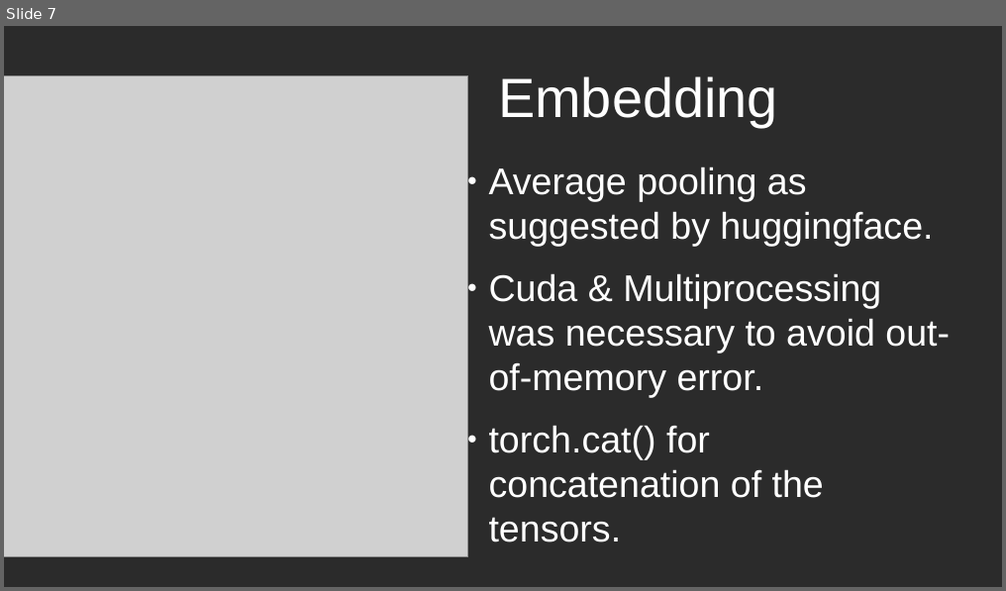
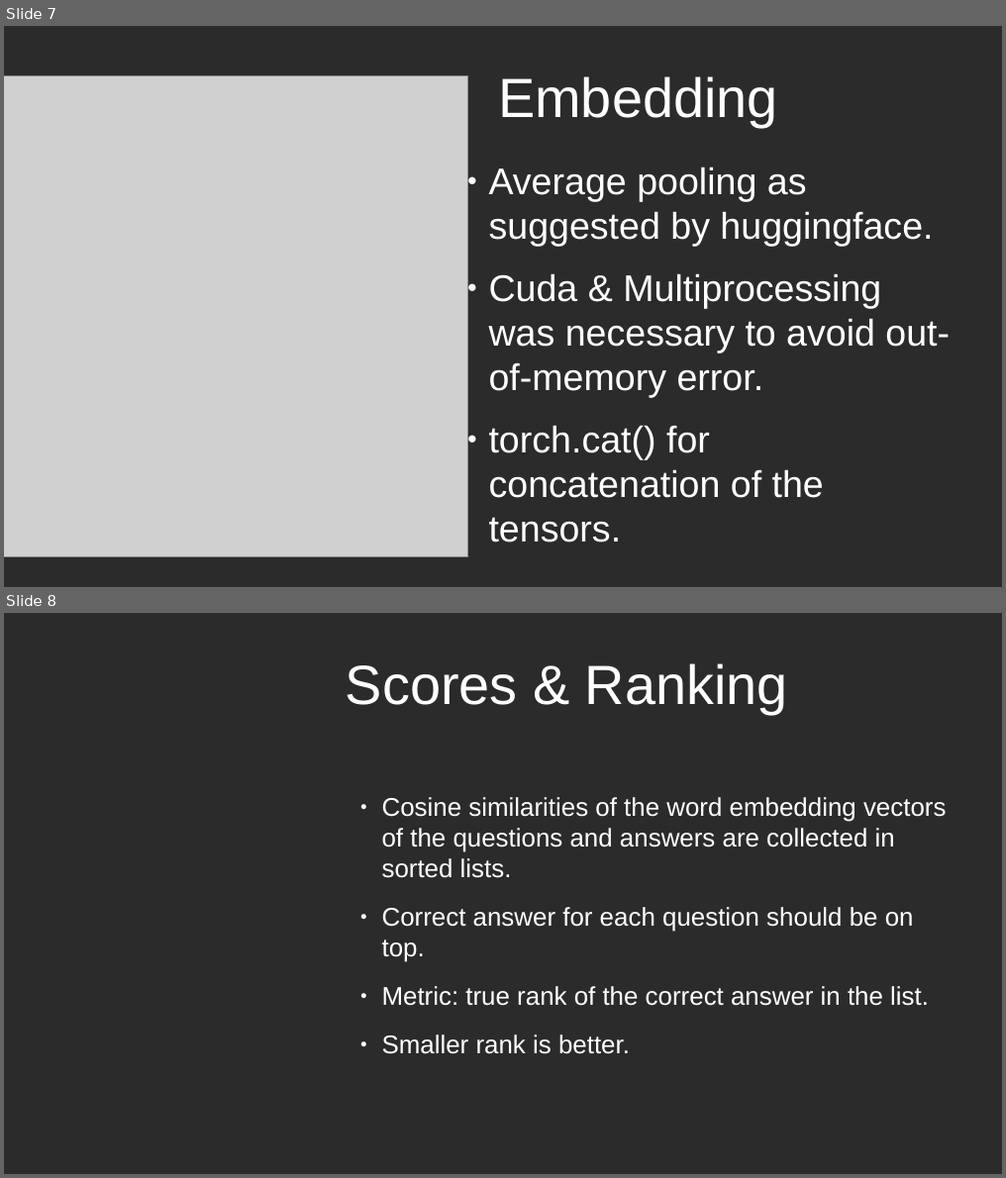
Before and after one commit to platibyte/taproject, a slide deck: GPT E5 word embedding.odp. Shown one above the other, each under a label of ours: slide 7 before the commit, slides 7 and 8 after it. The pictures are 1006x591 and 1006x1178 pixels, drawn with LibreOffice and Linux fonts; fonts in the diff are those of the drawing; grey boxes stand for pictures; background and template pictures are left out; a plain dark background stands for a picture behind light text. Boxes give left, top, right and bottom in pixels: in the first picture for what was removed or moved away, otherwise in the second. Text is boxed around its words. In the diff, an @@ line names an element or a change of style, - is before the commit and + after.

```diff
--- a/GPT E5 word embedding.odp
+++ b/GPT E5 word embedding.odp
@@ slide 8 added at (4, 613, 1002, 1174), background picture (left out) @@
@@ title added at (346, 663, 788, 714), 44 pt, text #FFFFFF @@
+Scores & Ranking
@@ text added at (382, 797, 945, 1006), 20.4 pt, text #FFFFFF @@
+● Cosine similarities of the word embedding vectors of the questions and answers are collected in sorted lists.
+● Correct answer for each question should be on top.
+● Metric: true rank of the correct answer in the list.
+● Smaller rank is better.
```
Also in this commit, not shown: 2 other slides added, 1 slide removed, 2 other files.
